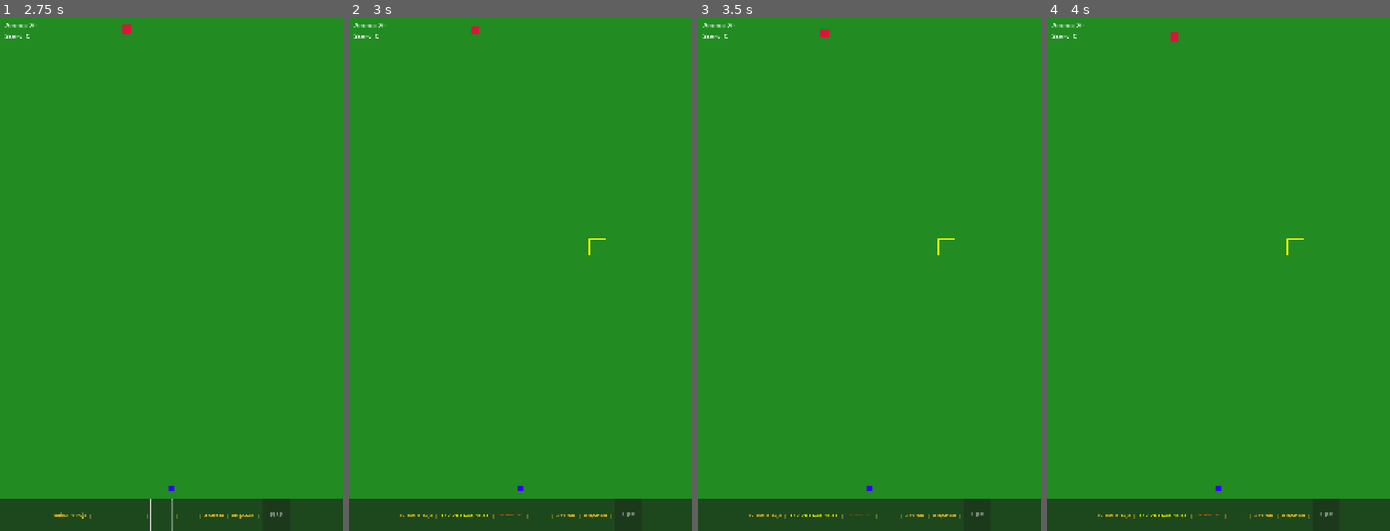
Above: before the commit, frames 1-4 (left to right).
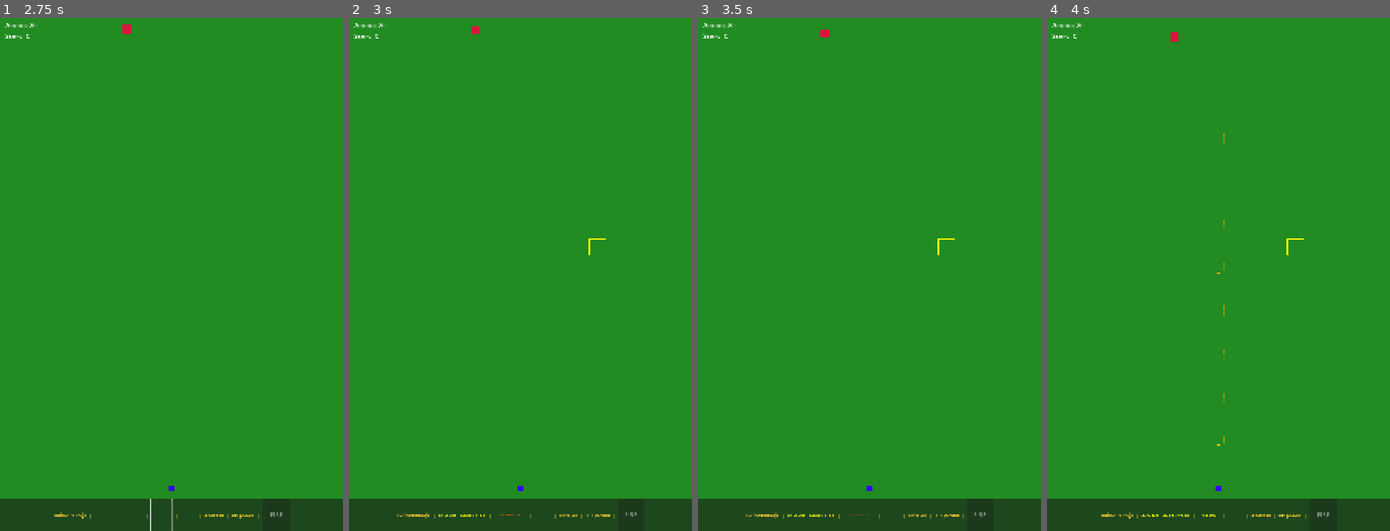
Above: after the commit, the same moments.

Repository: huttutt/tukom-defender
Game: Godot game, scene res://scenes/Main.tscn
The game is run twice, just before and just after one commit, with the same random seed, the same clock (stepped at 60 frames per second) and the same inputs.
Inputs (mouse positions are in pixels of both pictures, inside the frame that each line leads up to):
- Up to frame 1 (2.75 s): click (161, 515) at 0.5 s; click (161, 515) at 1.25 s; click (161, 515) at 2 s
- Up to frame 2 (3 s): tap Enter at 2.75 s; move the mouse to (595, 248) at 2.77 s; click (595, 248) at 2.92 s
- Up to frame 3 (3.5 s): no input
- Up to frame 4 (4 s): click (1208, 515) at 3.5 s, where only the run after the commit has a clickable "ADD BEARING"

Frame 1 is identical in both runs. In frame 2, 0.2% of the frame differs, in the area x 13-84%, y 96-98%; in frame 3, 0.2%; in frame 4, 0.3%, in the area x 14-84%, y 22-98%.

Commit message:
Fix ADD BEARING prompt to be clickable
Change AddBearingPrompt from Label to Button to make it interactive.

Changes:
- Convert AddBearingPrompt node from Label to Button in TukomGeneratorUI.tscn
- Update node reference type in TukomGeneratorUI.gd
- Connect pressed signal to new handler _on_add_bearing_prompt_pressed()
- Extract common activation logic to _activate_bearing_line()
- Both ADD BEARING button and piiru button now activate bearing line

Now clicking the pulsating "ADD BEARING" prompt properly activates
the bearing line for dragging.

🤖 Generated with [Claude Code](https://claude.com/claude-code)

Co-Authored-By: Claude <noreply@anthropic.com>

Diff:
--- a/scenes/TukomGeneratorUI.tscn
+++ b/scenes/TukomGeneratorUI.tscn
@@ -69,14 +69,13 @@
 text = ""
 flat = true
 
-[node name="AddBearingPrompt" type="Label" parent="Panel/HBoxContainer"]
-custom_minimum_size = Vector2(100, 0)
+[node name="AddBearingPrompt" type="Button" parent="Panel/HBoxContainer"]
+custom_minimum_size = Vector2(120, 0)
 layout_mode = 2
 theme_override_colors/font_color = Color(1, 0.4, 0, 1)
 theme_override_font_sizes/font_size = 14
 text = "ADD BEARING"
-horizontal_alignment = 1
-vertical_alignment = 1
+flat = true
 visible = false
 
 [node name="Separator3" type="Label" parent="Panel/HBoxContainer"]
--- a/scripts/TukomGeneratorUI.gd
+++ b/scripts/TukomGeneratorUI.gd
@@ -25,7 +25,7 @@
 @onready var piiru_button: Button = $Panel/HBoxContainer/PiiruButton
 @onready var distance_label: Label = $Panel/HBoxContainer/DistanceLabel
 @onready var fire_button: Button = $Panel/HBoxContainer/FireButton
-@onready var add_bearing_prompt: Label = $Panel/HBoxContainer/AddBearingPrompt
+@onready var add_bearing_prompt: Button = $Panel/HBoxContainer/AddBearingPrompt
 
 # Reference to Map node (set by Main.gd)
 var map: Node2D = null
@@ -40,6 +40,9 @@
 
 	# Connect piiru button
 	piiru_button.pressed.connect(_on_piiru_button_pressed)
+
+	# Connect add bearing prompt button
+	add_bearing_prompt.pressed.connect(_on_add_bearing_prompt_pressed)
 
 	# Connect bearing lock/unlock signals (will be emitted by BearingLine)
 	bearing_locked.connect(_on_bearing_locked)
@@ -88,6 +91,11 @@
 	_check_ready_state()
 
 
+## Called when "ADD BEARING" prompt button is pressed
+func _on_add_bearing_prompt_pressed() -> void:
+	_activate_bearing_line()
+
+
 ## Called when piiru button is pressed
 func _on_piiru_button_pressed() -> void:
 	if bearing_line == null:
@@ -99,6 +107,16 @@
 		_deselect_bearing()
 		return
 
+	# Otherwise, treat as activating bearing (same as clicking prompt)
+	_activate_bearing_line()
+
+
+## Activates the bearing line for dragging
+func _activate_bearing_line() -> void:
+	if bearing_line == null:
+		push_error("TukomGeneratorUI: BearingLine reference not set")
+		return
+
 	# Only activate if coordinates are set
 	if target_tile.x < 0 or target_tile.y < 0:
 		return
@@ -106,7 +124,7 @@
 	# Activate bearing line for dragging
 	bearing_line.activate()
 
-	# Hide the prompt
+	# Hide the prompt, show the piiru button
 	add_bearing_prompt.visible = false
 	piiru_button.visible = true
 
